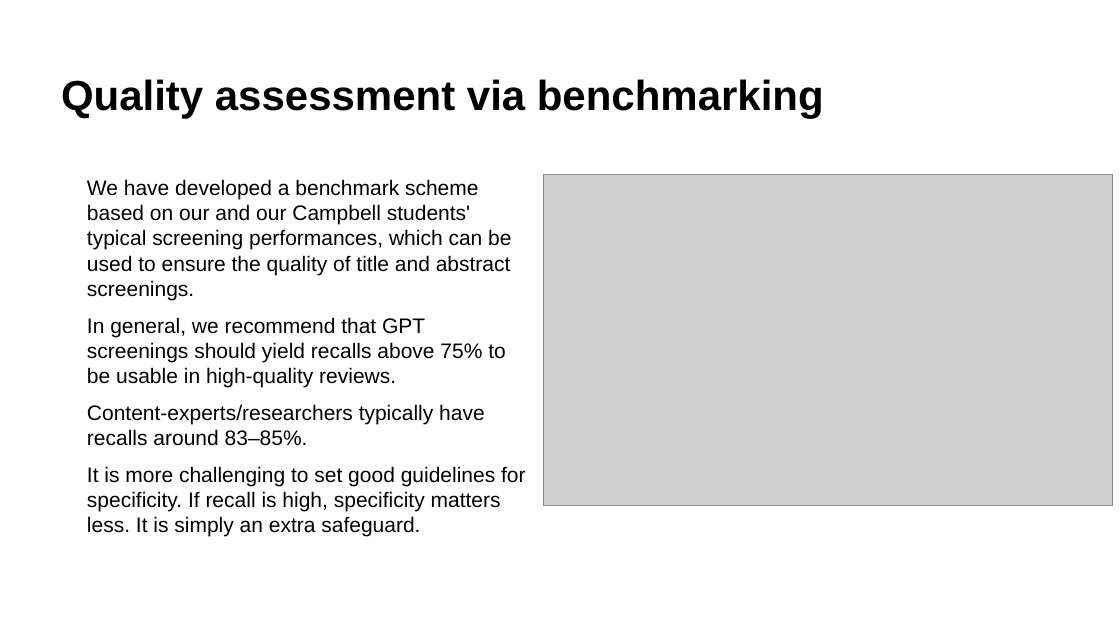
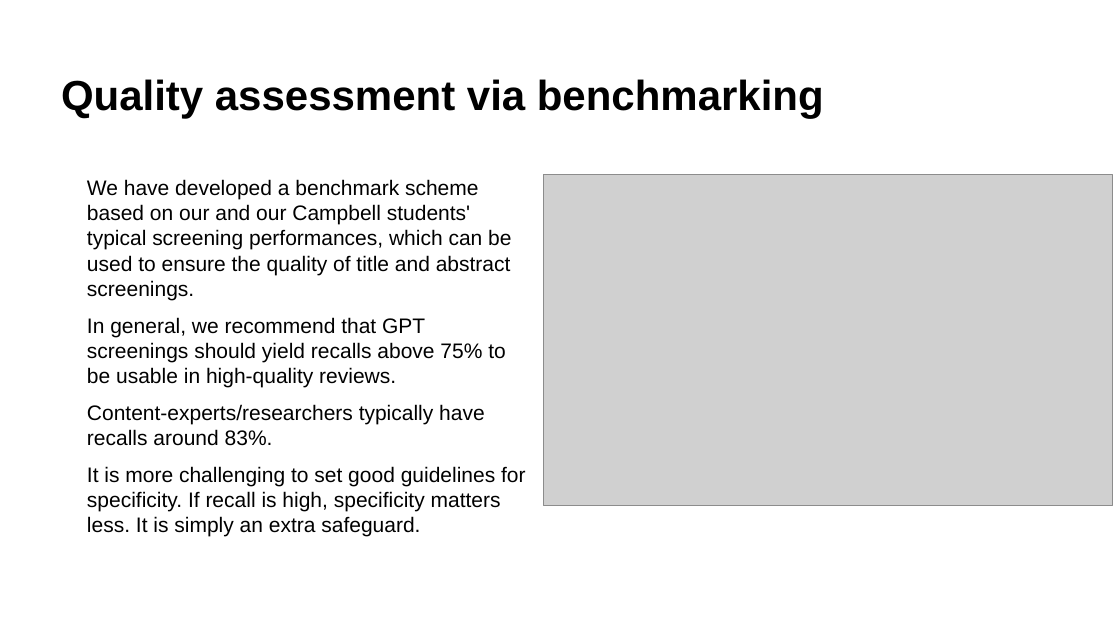
Before and after one commit to MikkelVembye/SRMA-SIG-presentation, a slide deck: slide 7 of SRMA SIG presentation 2024.potx.pptx. Drawn at 1120x630 pixels with LibreOffice and Linux fonts; fonts in the diff are those of the drawing; grey boxes stand for pictures; background and template pictures are left out. Boxes give left, top, right and bottom in pixels: in the first picture for what was removed or moved away, otherwise in the second. Text is boxed around its words. In the diff, an @@ line names an element or a change of style, - is before the commit and + after.

```diff
--- a/SRMA SIG presentation 2024.potx.pptx
+++ b/SRMA SIG presentation 2024.potx.pptx
@@ text at [87, 404, 485, 446]: text changed @@
-• Content-experts/researchers typically have recalls around 83–85%.
+• Content-experts/researchers typically have recalls around 83%.
```
Also in this commit, not shown: 6 other slides changed, 5 other files.
